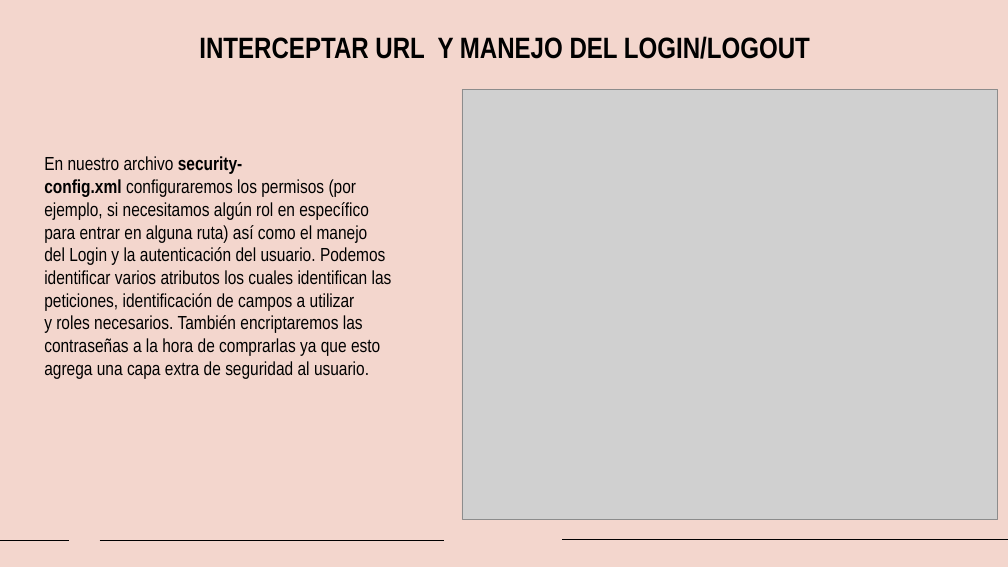
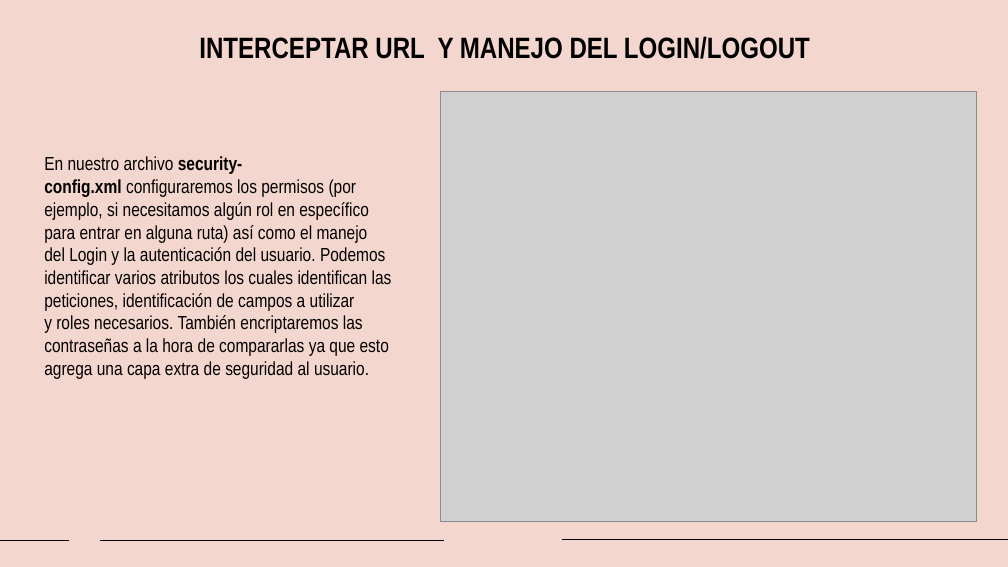
Before and after one commit to SoraBeat/TPINT_GRUPO8_PROGAVANZ1, a slide deck: slide 9 of Presentación.pptx. Drawn at 1008x567 pixels with LibreOffice and Linux fonts; fonts in the diff are those of the drawing; grey boxes stand for pictures. Boxes give left, top, right and bottom in pixels: in the first picture for what was removed or moved away, otherwise in the second. Text is boxed around its words. In the diff, an @@ line names an element or a change of style, - is before the commit and + after.

```diff
--- a/Presentación.pptx
+++ b/Presentación.pptx
@@ picture: place and size @@
-picture at (462,89,998,520)
+picture at (441,91,977,522)
@@ text at (44,156,392,379): text changed @@
-En nuestro archivo security-config.xml configuraremos los permisos (por ejemplo, si necesitamos algún rol en específico para entrar en alguna ruta) así como el manejo del Login y la autenticación del usuario. Podemos identificar varios atributos los cuales identifican las peticiones, identificación de campos a utilizar y roles necesarios. También encriptaremos las contraseñas a la hora de comprarlas ya que esto agrega una capa extra de seguridad al usuario.
+En nuestro archivo security-config.xml configuraremos los permisos (por ejemplo, si necesitamos algún rol en específico para entrar en alguna ruta) así como el manejo del Login y la autenticación del usuario. Podemos identificar varios atributos los cuales identifican las peticiones, identificación de campos a utilizar y roles necesarios. También encriptaremos las contraseñas a la hora de compararlas ya que esto agrega una capa extra de seguridad al usuario.
```
Also in this commit, not shown: 6 other slides changed.
